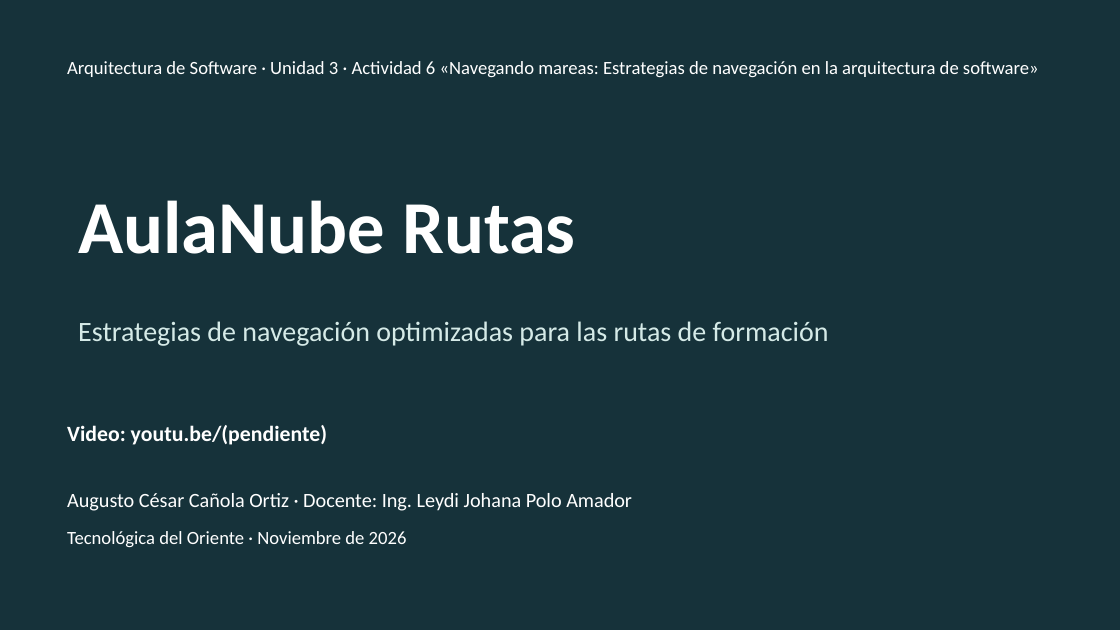
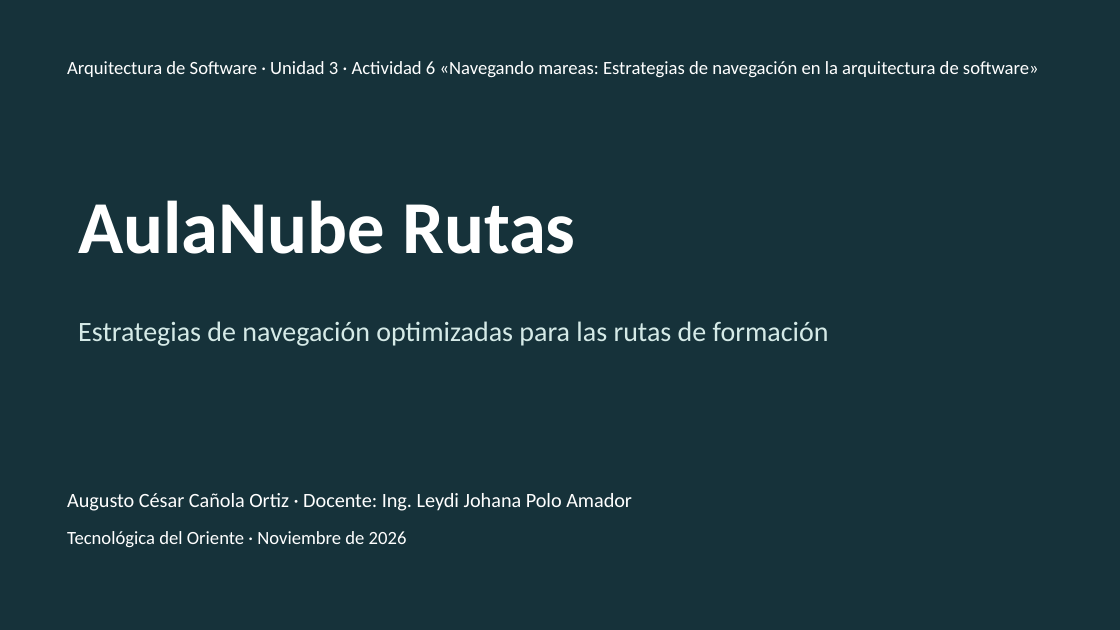
Before and after one commit to augustocco/aulanube-rutas, a slide deck: slide 1 of docs/presentacion/Presentacion-AulaNube-Rutas.pptx. Drawn at 1120x630 pixels with LibreOffice and Linux fonts; fonts in the diff are those of the drawing. Boxes give left, top, right and bottom in pixels: in the first picture for what was removed or moved away, otherwise in the second. Text is boxed around its words. In the diff, an @@ line names an element or a change of style, - is before the commit and + after.

```diff
--- a/docs/presentacion/Presentacion-AulaNube-Rutas.pptx
+++ b/docs/presentacion/Presentacion-AulaNube-Rutas.pptx
@@ text removed at [67, 425, 327, 445] @@
-Video: youtu.be/(pendiente)
```
Also in this commit, not shown: 3 slides added, 3 slides removed, 7 other files.
